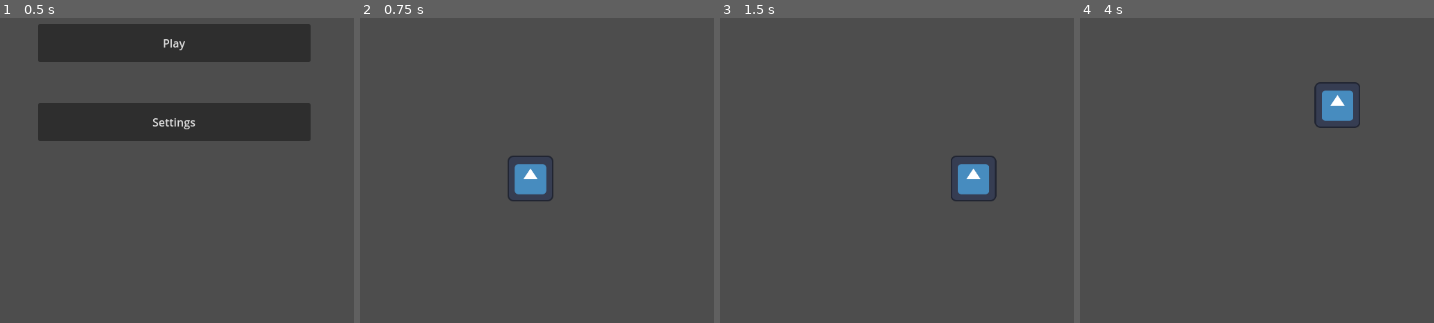
Above: before the commit, frames 1-4 (left to right).
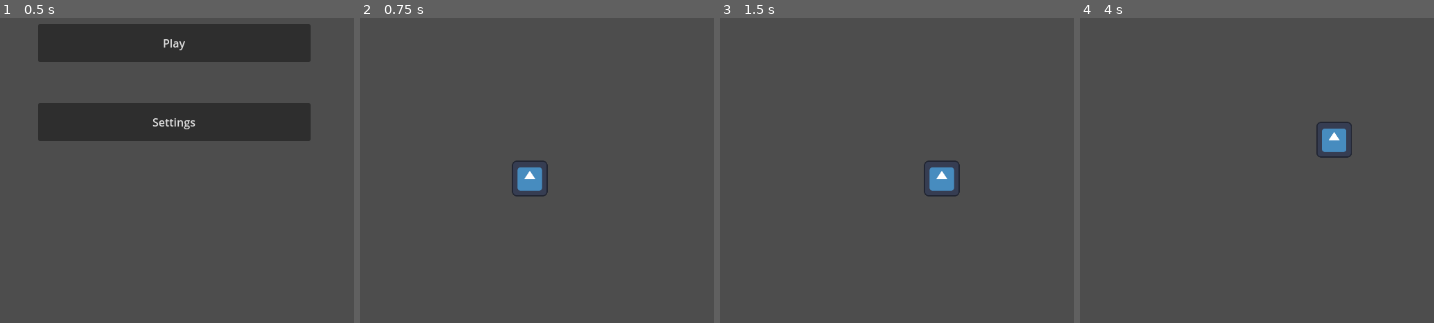
Above: after the commit, the same moments.

Repository: AWIX-studio/raiden_project
Game: Godot game, scene res://MainMenu.tscn
Same seed, same stepped clock (60 frames per second), same inputs: the game is played once before the commit and once after it. The project has no main scene, so this scene is started directly. The engine's default icon, where the game draws it, is replaced by a stand-in: a white triangle on a blue panel in a dark square.
Inputs:
- Up to frame 1 (0.5 s): no input
- Up to frame 2 (0.75 s): click "Play" at 0.5 s
- Up to frame 3 (1.5 s): tap Enter at 1.25 s; hold Right (ui_right) from 1.28 s (still down); hold Shift (sprint) from 1.28 s (still down)
- Up to frame 4 (4 s): release Right (ui_right) at 2.03 s; release Shift (sprint) at 2.03 s; hold Down (ui_down) 2.03-2.78 s; tap Shift (sprint) at 2.1, 3.6 s; hold Right (ui_right) 2.78-3.53 s; hold Shift (sprint) 2.78-3.53 s; hold Up (ui_up) from 3.53 s (still down)

Frame 1 is identical in both runs. In frame 2, 0.8% of the frame differs, in the area x 41-55%, y 45-60%; in frame 3, 1.7%; in frame 4, 1.9%, in the area x 66-80%, y 20-46%.

Commit message:
new player

Diff:
--- a/node_2d.tscn
+++ b/node_2d.tscn
@@ -1,34 +1,59 @@
 [gd_scene load_steps=5 format=3 uid="uid://qevswcbjplgl"]
 
-[ext_resource type="PackedScene" uid="uid://vs0a3g6suqgk" path="res://player.tscn" id="1_fu408"]
+[ext_resource type="PackedScene" uid="uid://bcyikfa7p0sho" path="res://player.tscn" id="1_fu408"]
 [ext_resource type="Texture2D" uid="uid://cxdor6xcay3ls" path="res://Sprites/Tiles/TilePack_Instruction.png" id="2_x8p65"]
 
 [sub_resource type="TileSetAtlasSource" id="TileSetAtlasSource_f36sv"]
 texture = ExtResource("2_x8p65")
 0:0/0 = 0
+0:0/0/physics_layer_0/linear_velocity = Vector2(0, 0)
+0:0/0/physics_layer_0/angular_velocity = 0.0
 1:0/0 = 0
+1:0/0/physics_layer_0/linear_velocity = Vector2(0, 0)
+1:0/0/physics_layer_0/angular_velocity = 0.0
 2:0/0 = 0
+2:0/0/physics_layer_0/linear_velocity = Vector2(0, 0)
+2:0/0/physics_layer_0/angular_velocity = 0.0
 3:0/0 = 0
+3:0/0/physics_layer_0/linear_velocity = Vector2(0, 0)
+3:0/0/physics_layer_0/angular_velocity = 0.0
 4:0/0 = 0
+4:0/0/physics_layer_0/linear_velocity = Vector2(0, 0)
+4:0/0/physics_layer_0/angular_velocity = 0.0
 5:0/0 = 0
+5:0/0/physics_layer_0/linear_velocity = Vector2(0, 0)
+5:0/0/physics_layer_0/angular_velocity = 0.0
 0:1/0 = 0
+0:1/0/physics_layer_0/linear_velocity = Vector2(0, 0)
+0:1/0/physics_layer_0/angular_velocity = 0.0
+0:1/0/physics_layer_0/polygon_0/points = PackedVector2Array(-7.5, -7.5, 7.5, -7.5, 7.5, 7.5, -7.5, 7.5)
 1:1/0 = 0
+1:1/0/physics_layer_0/linear_velocity = Vector2(0, 0)
+1:1/0/physics_layer_0/angular_velocity = 0.0
 2:1/0 = 0
+2:1/0/physics_layer_0/linear_velocity = Vector2(0, 0)
+2:1/0/physics_layer_0/angular_velocity = 0.0
 3:1/0 = 0
+3:1/0/physics_layer_0/linear_velocity = Vector2(0, 0)
+3:1/0/physics_layer_0/angular_velocity = 0.0
 4:1/0 = 0
+4:1/0/physics_layer_0/linear_velocity = Vector2(0, 0)
+4:1/0/physics_layer_0/angular_velocity = 0.0
 5:1/0 = 0
+5:1/0/physics_layer_0/linear_velocity = Vector2(0, 0)
+5:1/0/physics_layer_0/angular_velocity = 0.0
 
 [sub_resource type="TileSet" id="TileSet_hh76o"]
+tile_size = Vector2i(15, 15)
+physics_layer_0/collision_layer = 1
 sources/0 = SubResource("TileSetAtlasSource_f36sv")
 
 [node name="Node2D" type="Node2D"]
-
-[node name="Area2D" parent="." instance=ExtResource("1_fu408")]
-position = Vector2(259, 309)
 
 [node name="TileMap" type="TileMap" parent="."]
 scale = Vector2(3, 3)
 tile_set = SubResource("TileSet_hh76o")
 format = 2
 
-[connection signal="area_entered" from="Area2D" to="Area2D" method="_on_area_entered"]
+[node name="CharacterBody2D" parent="." instance=ExtResource("1_fu408")]
+position = Vector2(337, 367)
--- a/player.gd
+++ b/player.gd
@@ -1,4 +1,4 @@
-extends Area2D
+extends CharacterBody2D
 
 @export var speed = 250 # How fast the player will move (pixels/sec).
 
@@ -8,7 +8,7 @@
 
 # Called every frame. 'delta' is the elapsed time since the previous frame.
 func _process(delta):
-	var velocity = Vector2.ZERO # The player's movement vector.
+	velocity = Vector2.ZERO # The player's movement vector.
 	if Input.is_action_pressed('ui_right'):
 		velocity.x += 1
 	if Input.is_action_pressed('ui_left'):
@@ -24,10 +24,3 @@
 			velocity = velocity.normalized() * speed
 
 	position += velocity * delta
-
-
-
-
-
-func _on_area_entered(area):
-	get_tree().change_scene_to_file("res://node_2d.tscn")
--- a/player.tscn
+++ b/player.tscn
@@ -1,23 +1,23 @@
-[gd_scene load_steps=4 format=3 uid="uid://vs0a3g6suqgk"]
+[gd_scene load_steps=4 format=3 uid="uid://bcyikfa7p0sho"]
 
 [ext_resource type="Texture2D" uid="uid://gxd7611uguhk" path="res://icon.svg" id="1_0mxd3"]
 [ext_resource type="Script" path="res://player.gd" id="1_tuhye"]
 
-[sub_resource type="CapsuleShape2D" id="CapsuleShape2D_m6i75"]
-radius = 10.07
-height = 64.0
+[sub_resource type="CapsuleShape2D" id="CapsuleShape2D_tjroh"]
+radius = 6.0
+height = 46.0
 
-[node name="Area2D" type="Area2D"]
+[node name="CharacterBody2D" type="CharacterBody2D"]
 script = ExtResource("1_tuhye")
-speed = 400
 
 [node name="CollisionShape2D" type="CollisionShape2D" parent="."]
-position = Vector2(0, 21.93)
+position = Vector2(0, 18)
 rotation = 1.5708
-shape = SubResource("CapsuleShape2D_m6i75")
+shape = SubResource("CapsuleShape2D_tjroh")
 
 [node name="Icon" type="Sprite2D" parent="."]
-scale = Vector2(0.515625, 0.515625)
+position = Vector2(-1, 0)
+scale = Vector2(0.4, 0.4)
 texture = ExtResource("1_0mxd3")
 
 [node name="Camera2D" type="Camera2D" parent="."]
